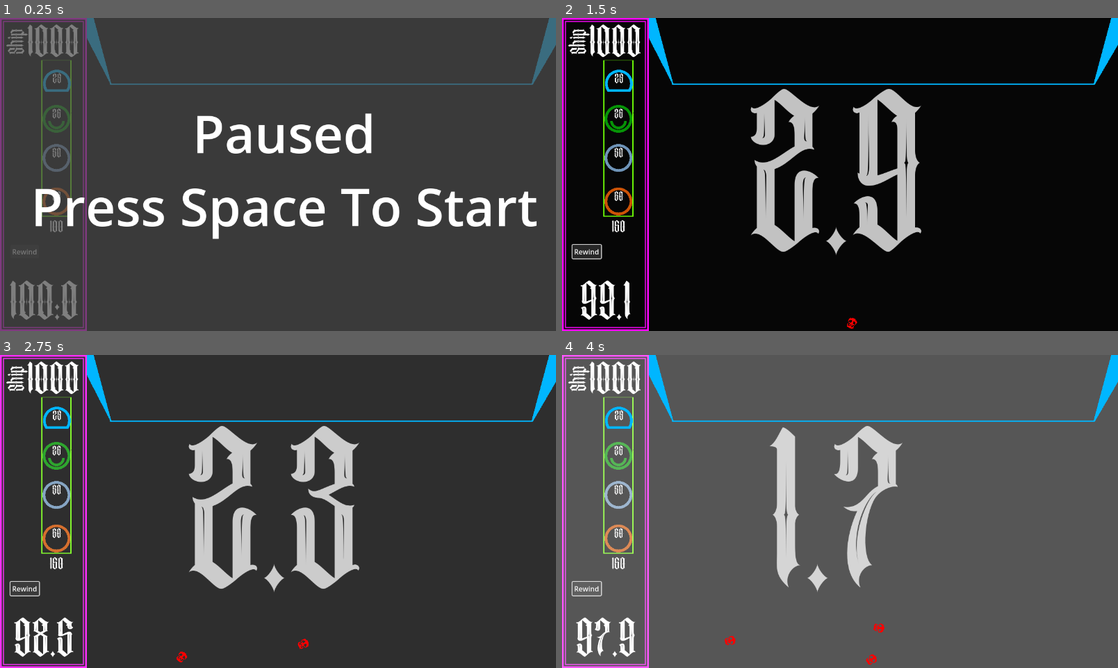
Above: before the commit, frames 1-4 (two rows, left to right).
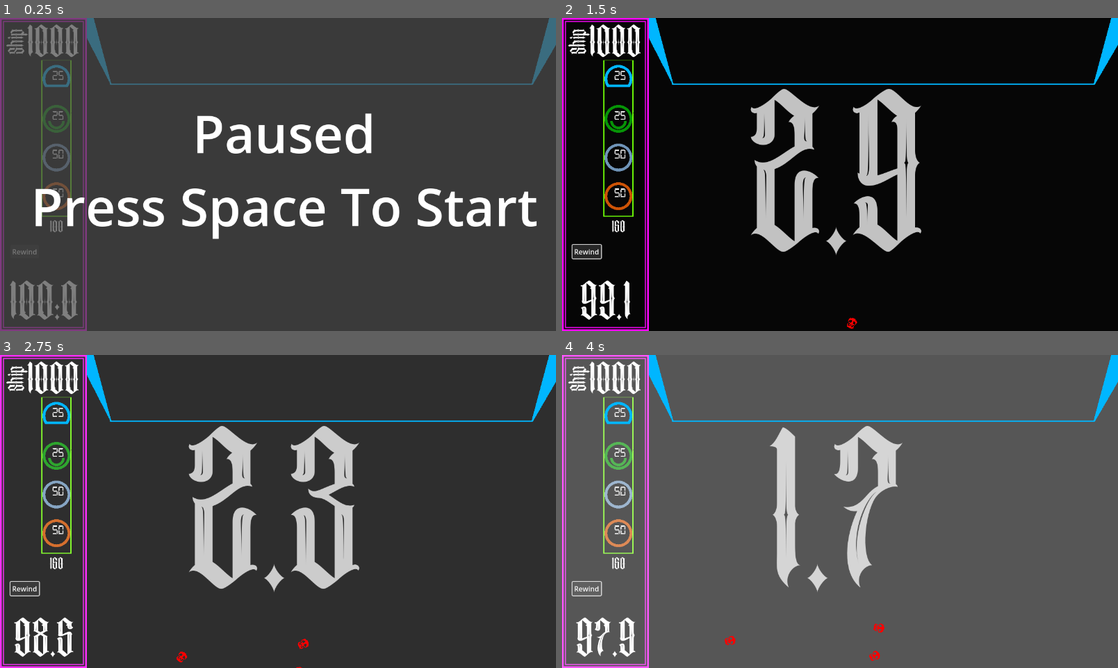
Above: after the commit, the same moments.

Repository: jwant/nefe
Game: Godot game, scene res://entities/utilities/no_escape_from_earth.tscn
Two runs of this game, one before a commit and one after it. Both use one fixed random seed, a clock stepped at 60 frames per second and the inputs below.
Inputs (mouse positions are in pixels of both pictures, inside the frame that each line leads up to):
- Up to frame 1 (0.25 s): no input
- Up to frame 2 (1.5 s): tap Space (pause) at 0.5 s; move the mouse to (962, 158) at 0.52 s; press the mouse at (962, 158) at 0.53 s; release the mouse at (962, 158) at 1.25 s; click "Rewind" at 1.25 s
- Up to frame 3 (2.75 s): click "Rewind" at 2 s
- Up to frame 4 (4 s): click "Rewind" at 2.75 s; drag from (617, 420) to (617, 539) at 3.52 s

The runs differ from the first frame. In frame 1, 0.5% of the frame differs, in the area x 7-13%, y 14-64%; in frame 2, 0.7%; in frame 3, 0.7%; in frame 4, 0.7%, in the area x 7-58%, y 14-100%.

Commit message:
feat: cooldown settings

Diff:
--- a/entities/battlefield/battlefield.tscn
+++ b/entities/battlefield/battlefield.tscn
@@ -13,6 +13,7 @@
 [node name="Battlefield" type="Node2D"]
 script = ExtResource("1_yrw75")
 skull_spawn_starting_rate = 25.0
+skull_spawn_multiplier = 2.0
 
 [node name="Background" parent="." instance=ExtResource("1_dji8l")]
 
--- a/entities/tower/bullet_tower/bullet_tower.tscn
+++ b/entities/tower/bullet_tower/bullet_tower.tscn
@@ -1,9 +1,10 @@
-[gd_scene load_steps=6 format=3 uid="uid://cneo82uvk7quq"]
+[gd_scene load_steps=7 format=3 uid="uid://cneo82uvk7quq"]
 
 [ext_resource type="Script" uid="uid://cx57xfuka2803" path="res://entities/tower/bullet_tower/bullet_tower.gd" id="1_nvq5p"]
 [ext_resource type="Texture2D" uid="uid://cqdupgm35y8mw" path="res://entities/tower/art/tower_spritesheet.png" id="2_ltll8"]
 [ext_resource type="PackedScene" uid="uid://bca678i07q5q2" path="res://entities/utilities/draggable/draggable.tscn" id="3_ltll8"]
-[ext_resource type="FontFile" uid="uid://cxm4p1gqqm4ax" path="res://assets/fonts/PickysideRegular-vn7w4.otf" id="4_vw3qs"]
+[ext_resource type="PackedScene" uid="uid://c54426fqhgdpd" path="res://entities/tower/stats.tscn" id="5_efb0r"]
+[ext_resource type="PackedScene" uid="uid://bcvb32saw8bsm" path="res://entities/tower/cool_down_menu.tscn" id="5_tvqtp"]
 
 [sub_resource type="RectangleShape2D" id="RectangleShape2D_ltll8"]
 size = Vector2(64, 64)
@@ -26,21 +27,6 @@
 
 [node name="Draggable" parent="." instance=ExtResource("3_ltll8")]
 
-[node name="Stats" type="Control" parent="."]
-layout_mode = 3
-anchors_preset = 0
-offset_right = 40.0
-offset_bottom = 40.0
+[node name="Stats" parent="." instance=ExtResource("5_efb0r")]
 
-[node name="CoolDown" type="Label" parent="Stats"]
-texture_filter = 1
-layout_mode = 0
-offset_left = -10.0
-offset_top = -24.0
-offset_right = 56.0
-offset_bottom = 76.0
-scale = Vector2(0.3, 0.3)
-theme_override_fonts/font = ExtResource("4_vw3qs")
-theme_override_font_sizes/font_size = 100
-text = "1"
-horizontal_alignment = 1
+[node name="CoolDownMenu" parent="." instance=ExtResource("5_tvqtp")]
--- /dev/null
+++ b/entities/tower/cool_down_menu.gd
@@ -0,0 +1,4 @@
+extends Control
+
+func _on_mouse_exited():
+	visible = false
--- /dev/null
+++ b/entities/tower/cool_down_menu.tscn
@@ -0,0 +1,57 @@
+[gd_scene load_steps=3 format=3 uid="uid://bcvb32saw8bsm"]
+
+[ext_resource type="FontFile" uid="uid://cf3kkww6ypyp" path="res://assets/fonts/Digital7Mono-Yz9J4.ttf" id="1_7lqrn"]
+[ext_resource type="Script" uid="uid://bbbye8admtdx8" path="res://entities/tower/cool_down_menu.gd" id="1_b4clh"]
+
+[node name="CoolDownMenu" type="Control"]
+visible = false
+z_index = 1000
+clip_contents = true
+layout_mode = 3
+anchors_preset = 0
+offset_left = -150.0
+offset_top = -56.0
+offset_right = 147.0
+offset_bottom = 179.0
+script = ExtResource("1_b4clh")
+
+[node name="1" type="Button" parent="."]
+z_index = 60
+layout_mode = 0
+offset_left = 92.0
+offset_top = 76.0
+offset_right = 236.0
+offset_bottom = 228.0
+scale = Vector2(0.25, 0.25)
+mouse_filter = 1
+theme_override_fonts/font = ExtResource("1_7lqrn")
+theme_override_font_sizes/font_size = 141
+text = "1"
+
+[node name="2" type="Button" parent="."]
+z_index = 60
+layout_mode = 0
+offset_left = 132.0
+offset_top = 76.0
+offset_right = 276.0
+offset_bottom = 228.0
+scale = Vector2(0.25, 0.25)
+mouse_filter = 1
+theme_override_fonts/font = ExtResource("1_7lqrn")
+theme_override_font_sizes/font_size = 141
+text = "2"
+
+[node name="3" type="Button" parent="."]
+z_index = 60
+layout_mode = 0
+offset_left = 172.0
+offset_top = 76.0
+offset_right = 316.0
+offset_bottom = 228.0
+scale = Vector2(0.25, 0.25)
+mouse_filter = 1
+theme_override_fonts/font = ExtResource("1_7lqrn")
+theme_override_font_sizes/font_size = 141
+text = "3"
+
+[connection signal="mouse_exited" from="." to="." method="_on_mouse_exited"]
--- a/entities/tower/energy_collector/energy_collector.tscn
+++ b/entities/tower/energy_collector/energy_collector.tscn
@@ -1,9 +1,10 @@
-[gd_scene load_steps=6 format=3 uid="uid://ciq6cbceb0loe"]
+[gd_scene load_steps=7 format=3 uid="uid://ciq6cbceb0loe"]
 
 [ext_resource type="Script" uid="uid://d06dtv0weq2kr" path="res://entities/tower/energy_collector/energy_collector.gd" id="1_7bcoe"]
 [ext_resource type="Texture2D" uid="uid://cqdupgm35y8mw" path="res://entities/tower/art/tower_spritesheet.png" id="2_7bcoe"]
 [ext_resource type="PackedScene" uid="uid://bca678i07q5q2" path="res://entities/utilities/draggable/draggable.tscn" id="3_7bcoe"]
-[ext_resource type="FontFile" uid="uid://cxm4p1gqqm4ax" path="res://assets/fonts/PickysideRegular-vn7w4.otf" id="4_xdxt7"]
+[ext_resource type="PackedScene" uid="uid://c54426fqhgdpd" path="res://entities/tower/stats.tscn" id="5_b36oo"]
+[ext_resource type="PackedScene" uid="uid://bcvb32saw8bsm" path="res://entities/tower/cool_down_menu.tscn" id="5_bsb7f"]
 
 [sub_resource type="RectangleShape2D" id="RectangleShape2D_xdxt7"]
 size = Vector2(64, 64)
@@ -29,21 +30,6 @@
 
 [node name="Draggable" parent="." instance=ExtResource("3_7bcoe")]
 
-[node name="Stats" type="Control" parent="."]
-layout_mode = 3
-anchors_preset = 0
-offset_right = 40.0
-offset_bottom = 40.0
+[node name="Stats" parent="." instance=ExtResource("5_b36oo")]
 
-[node name="CoolDown" type="Label" parent="Stats"]
-texture_filter = 1
-layout_mode = 0
-offset_left = -10.0
-offset_top = -24.0
-offset_right = 56.0
-offset_bottom = 76.0
-scale = Vector2(0.3, 0.3)
-theme_override_fonts/font = ExtResource("4_xdxt7")
-theme_override_font_sizes/font_size = 100
-text = "1"
-horizontal_alignment = 1
+[node name="CoolDownMenu" parent="." instance=ExtResource("5_bsb7f")]
--- a/entities/tower/explosive/explosive.tscn
+++ b/entities/tower/explosive/explosive.tscn
@@ -1,9 +1,10 @@
-[gd_scene load_steps=6 format=3 uid="uid://bypw0esagqipw"]
+[gd_scene load_steps=7 format=3 uid="uid://bypw0esagqipw"]
 
 [ext_resource type="Script" uid="uid://cueavy8hcd1wr" path="res://entities/tower/explosive/explosive.gd" id="1_yqpys"]
 [ext_resource type="Texture2D" uid="uid://cqdupgm35y8mw" path="res://entities/tower/art/tower_spritesheet.png" id="2_4ibsf"]
 [ext_resource type="PackedScene" uid="uid://bca678i07q5q2" path="res://entities/utilities/draggable/draggable.tscn" id="3_f0ila"]
-[ext_resource type="FontFile" uid="uid://cxm4p1gqqm4ax" path="res://assets/fonts/PickysideRegular-vn7w4.otf" id="4_qru5j"]
+[ext_resource type="PackedScene" uid="uid://bcvb32saw8bsm" path="res://entities/tower/cool_down_menu.tscn" id="5_4ibsf"]
+[ext_resource type="PackedScene" uid="uid://c54426fqhgdpd" path="res://entities/tower/stats.tscn" id="5_f0ila"]
 
 [sub_resource type="RectangleShape2D" id="RectangleShape2D_dr703"]
 size = Vector2(64, 64)
@@ -27,21 +28,6 @@
 
 [node name="Draggable" parent="." instance=ExtResource("3_f0ila")]
 
-[node name="Stats" type="Control" parent="."]
-layout_mode = 3
-anchors_preset = 0
-offset_right = 40.0
-offset_bottom = 40.0
+[node name="Stats" parent="." instance=ExtResource("5_f0ila")]
 
-[node name="CoolDown" type="Label" parent="Stats"]
-texture_filter = 1
-layout_mode = 0
-offset_left = -10.0
-offset_top = -24.0
-offset_right = 56.0
-offset_bottom = 76.0
-scale = Vector2(0.3, 0.3)
-theme_override_fonts/font = ExtResource("4_qru5j")
-theme_override_font_sizes/font_size = 100
-text = "1"
-horizontal_alignment = 1
+[node name="CoolDownMenu" parent="." instance=ExtResource("5_4ibsf")]
--- a/entities/tower/laser/laser.tscn
+++ b/entities/tower/laser/laser.tscn
@@ -1,9 +1,10 @@
-[gd_scene load_steps=6 format=3 uid="uid://cchirwfx3f2p5"]
+[gd_scene load_steps=7 format=3 uid="uid://cchirwfx3f2p5"]
 
 [ext_resource type="Script" uid="uid://b3aicyn3mcsxf" path="res://entities/tower/laser/laser.gd" id="1_q4nq4"]
 [ext_resource type="Texture2D" uid="uid://cqdupgm35y8mw" path="res://entities/tower/art/tower_spritesheet.png" id="2_q4nq4"]
 [ext_resource type="PackedScene" uid="uid://bca678i07q5q2" path="res://entities/utilities/draggable/draggable.tscn" id="3_ngy56"]
-[ext_resource type="FontFile" uid="uid://cxm4p1gqqm4ax" path="res://assets/fonts/PickysideRegular-vn7w4.otf" id="4_7fqfl"]
+[ext_resource type="PackedScene" uid="uid://c54426fqhgdpd" path="res://entities/tower/stats.tscn" id="5_7fqfl"]
+[ext_resource type="PackedScene" uid="uid://bcvb32saw8bsm" path="res://entities/tower/cool_down_menu.tscn" id="5_ngy56"]
 
 [sub_resource type="RectangleShape2D" id="RectangleShape2D_htvku"]
 size = Vector2(64, 64)
@@ -26,21 +27,6 @@
 
 [node name="Draggable" parent="." instance=ExtResource("3_ngy56")]
 
-[node name="Stats" type="Control" parent="."]
-layout_mode = 3
-anchors_preset = 0
-offset_right = 40.0
-offset_bottom = 40.0
+[node name="Stats" parent="." instance=ExtResource("5_7fqfl")]
 
-[node name="CoolDown" type="Label" parent="Stats"]
-texture_filter = 1
-layout_mode = 0
-offset_left = -10.0
-offset_top = -24.0
-offset_right = 56.0
-offset_bottom = 76.0
-scale = Vector2(0.3, 0.3)
-theme_override_fonts/font = ExtResource("4_7fqfl")
-theme_override_font_sizes/font_size = 100
-text = "1"
-horizontal_alignment = 1
+[node name="CoolDownMenu" parent="." instance=ExtResource("5_ngy56")]
--- /dev/null
+++ b/entities/tower/stats.tscn
@@ -0,0 +1,22 @@
+[gd_scene load_steps=2 format=3 uid="uid://c54426fqhgdpd"]
+
+[ext_resource type="FontFile" uid="uid://cf3kkww6ypyp" path="res://assets/fonts/Digital7Mono-Yz9J4.ttf" id="1_h8bf0"]
+
+[node name="Stats" type="Control"]
+layout_mode = 3
+anchors_preset = 0
+offset_right = 40.0
+offset_bottom = 40.0
+
+[node name="CoolDown" type="Label" parent="."]
+texture_filter = 1
+layout_mode = 0
+offset_left = -10.0
+offset_top = -23.0
+offset_right = 56.0
+offset_bottom = 80.0
+scale = Vector2(0.3, 0.3)
+theme_override_fonts/font = ExtResource("1_h8bf0")
+theme_override_font_sizes/font_size = 100
+text = "3"
+horizontal_alignment = 1
--- a/entities/tower/tower.gd
+++ b/entities/tower/tower.gd
@@ -6,6 +6,8 @@
 @export var cost: int = 25
 var cooldown: int = starting_cooldown
 @onready var cooldown_label: Label = $Stats/CoolDown
+@onready var cooldown_menu: Control = $CoolDownMenu
+@onready var area: Area2D = $Area2D
 
 func _ready():
 	if constructor:
@@ -14,12 +16,27 @@
 		GameManager.second_tick.connect(self._on_second_tick)
 		cooldown_label.text = str(cooldown)
 
+	if constructor:
+		return
+
+	for i in ["1","2","3"]:
+		var button = cooldown_menu.find_child(i)
+		if button is Button:
+			button.pressed.connect(func():
+				starting_cooldown = int(i)
+			)
+	area.input_event.connect(_tower_input)
+
+func _tower_input(_viewport, event, _shape_idx):
+	if event.is_action_pressed("mouse_left"):
+		cooldown_menu.visible = true
+
 func _on_second_tick():
 	cooldown -= 1
 	if cooldown > 0:
 		cooldown_label.text = str(cooldown)
 	if cooldown == 0:
-		cooldown_label.text = "*"
+		cooldown_label.text = "0"
 		_activate()
 	if cooldown < 0:
 		cooldown = starting_cooldown
@@ -38,9 +55,10 @@
 			new_tower.starting_cooldown = starting_cooldown
 			new_tower.cost = cost
 			grid.get_parent().add_child(new_tower)
+	elif grid.global_position != global_position:
+		global_position = grid.global_position
 	else:
-		global_position = grid.global_position
-
+		cooldown_menu.visible = true
 
 func _random_projectile_direction():
 	return Vector2.DOWN.rotated(randf_range(-PI/8, PI/8))
--- a/entities/tower/tower.tscn
+++ b/entities/tower/tower.tscn
@@ -1,8 +1,9 @@
-[gd_scene load_steps=6 format=3 uid="uid://cf6ry3tspvag4"]
+[gd_scene load_steps=7 format=3 uid="uid://cf6ry3tspvag4"]
 
 [ext_resource type="Script" uid="uid://0ob3q2456fgf" path="res://entities/tower/tower.gd" id="1_e2b0r"]
 [ext_resource type="Texture2D" uid="uid://cqdupgm35y8mw" path="res://entities/tower/art/tower_spritesheet.png" id="2_jrw8m"]
-[ext_resource type="FontFile" uid="uid://cxm4p1gqqm4ax" path="res://assets/fonts/PickysideRegular-vn7w4.otf" id="3_ce32w"]
+[ext_resource type="PackedScene" uid="uid://c54426fqhgdpd" path="res://entities/tower/stats.tscn" id="3_ce32w"]
+[ext_resource type="FontFile" uid="uid://cf3kkww6ypyp" path="res://assets/fonts/Digital7Mono-Yz9J4.ttf" id="3_jrw8m"]
 [ext_resource type="PackedScene" uid="uid://bca678i07q5q2" path="res://entities/utilities/draggable/draggable.tscn" id="3_ru2d0"]
 
 [sub_resource type="RectangleShape2D" id="RectangleShape2D_uvpmh"]
@@ -26,23 +27,50 @@
 [node name="CollisionShape2D" type="CollisionShape2D" parent="Area2D"]
 shape = SubResource("RectangleShape2D_uvpmh")
 
-[node name="Stats" type="Control" parent="."]
+[node name="Stats" parent="." instance=ExtResource("3_ce32w")]
+
+[node name="Draggable" parent="." instance=ExtResource("3_ru2d0")]
+
+[node name="CoolDownMenu" type="Control" parent="."]
 layout_mode = 3
 anchors_preset = 0
-offset_right = 40.0
-offset_bottom = 40.0
+offset_left = -80.0
+offset_top = -40.0
+offset_right = 81.0
+offset_bottom = 165.0
 
-[node name="CoolDown" type="Label" parent="Stats"]
-texture_filter = 1
+[node name="1" type="Button" parent="CoolDownMenu"]
+z_index = 60
 layout_mode = 0
-offset_left = -10.0
-offset_top = -24.0
-offset_right = 56.0
-offset_bottom = 76.0
-scale = Vector2(0.3, 0.3)
-theme_override_fonts/font = ExtResource("3_ce32w")
-theme_override_font_sizes/font_size = 100
+offset_left = 23.0
+offset_top = 76.0
+offset_right = 167.0
+offset_bottom = 228.0
+scale = Vector2(0.25, 0.25)
+theme_override_fonts/font = ExtResource("3_jrw8m")
+theme_override_font_sizes/font_size = 141
 text = "1"
-horizontal_alignment = 1
 
-[node name="Draggable" parent="." instance=ExtResource("3_ru2d0")]
+[node name="2" type="Button" parent="CoolDownMenu"]
+z_index = 60
+layout_mode = 0
+offset_left = 62.0
+offset_top = 76.0
+offset_right = 206.0
+offset_bottom = 228.0
+scale = Vector2(0.25, 0.25)
+theme_override_fonts/font = ExtResource("3_jrw8m")
+theme_override_font_sizes/font_size = 141
+text = "2"
+
+[node name="3" type="Button" parent="CoolDownMenu"]
+z_index = 60
+layout_mode = 0
+offset_left = 100.0
+offset_top = 76.0
+offset_right = 244.0
+offset_bottom = 228.0
+scale = Vector2(0.25, 0.25)
+theme_override_fonts/font = ExtResource("3_jrw8m")
+theme_override_font_sizes/font_size = 141
+text = "3"
--- a/entities/ui/build_bar/build_bar.tscn
+++ b/entities/ui/build_bar/build_bar.tscn
@@ -35,7 +35,7 @@
 vertical_alignment = 1
 
 [node name="BulletTower" parent="." instance=ExtResource("4_tk8a3")]
-position = Vector2(131, 151)
+position = Vector2(130, 140)
 starting_cooldown = 1
 constructor = true
 
@@ -45,10 +45,11 @@
 constructor = true
 
 [node name="Laser" parent="." instance=ExtResource("6_2qwre")]
-position = Vector2(130, 422)
-starting_cooldown = 3
+position = Vector2(130, 410)
+starting_cooldown = 1
 constructor = true
 
 [node name="Explosive" parent="." instance=ExtResource("7_uxthp")]
-position = Vector2(130, 322)
+position = Vector2(130, 321)
+starting_cooldown = 1
 constructor = true
--- a/entities/ui/rewind/control.tscn
+++ b/entities/ui/rewind/control.tscn
@@ -9,6 +9,7 @@
 script = ExtResource("1_opqyq")
 
 [node name="Button" type="Button" parent="."]
+layout_mode = 0
 offset_right = 8.0
 offset_bottom = 8.0
 text = "Rewind"
Binary file added: assets/fonts/Digital7Mono-Yz9J4.ttf
Not shown, added: assets/fonts/Digital7Mono-Yz9J4.ttf.import
Not shown, added: entities/tower/cool_down_menu.gd.uid
Not shown, changed: assets/.DS_Store
